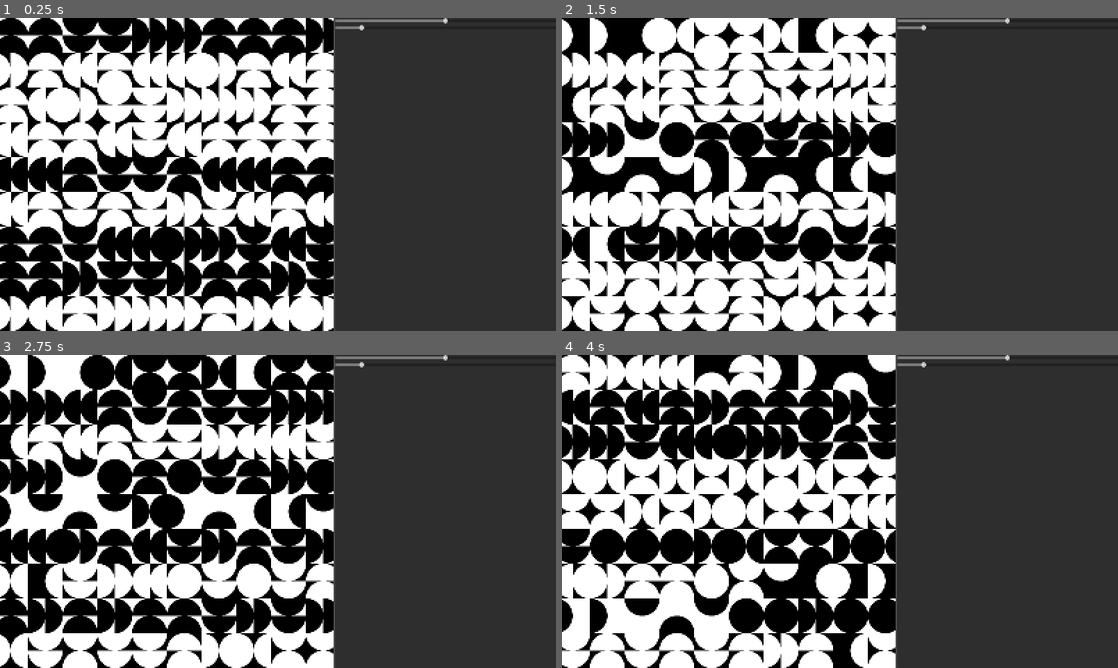
Above: before the commit, frames 1-4 (two rows, left to right).
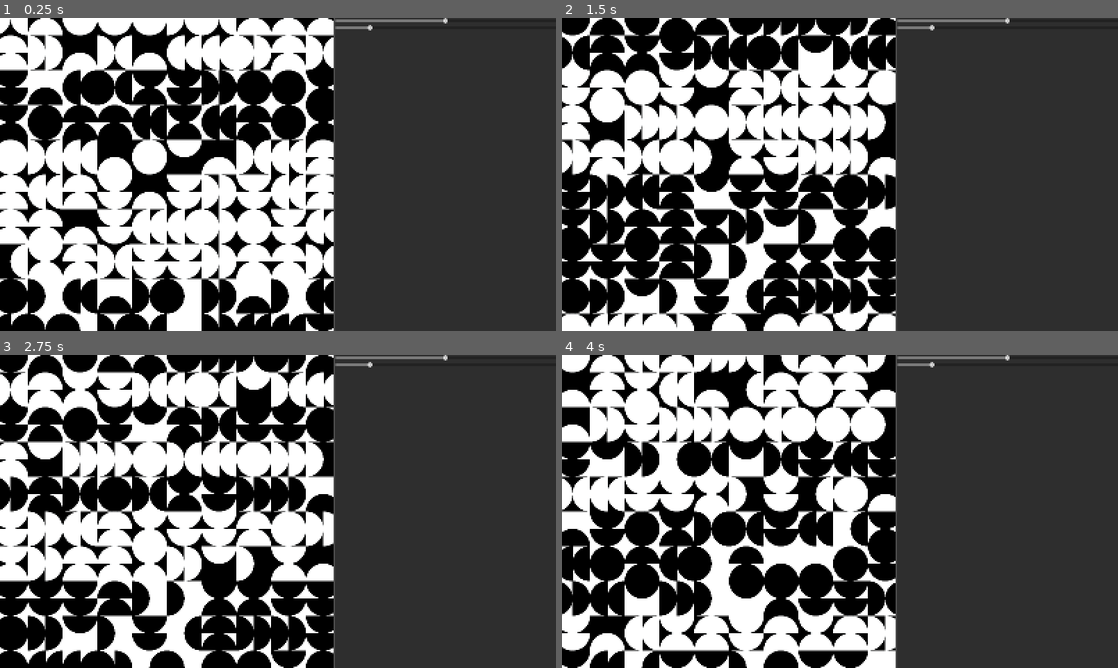
Above: after the commit, the same moments.

Repository: rio-raimundo/Sykora-painting-recreation
Game: Godot game, scene res://scenes/main-scene.tscn
Same seed, same stepped clock (60 frames per second), same inputs: the game is played once before the commit and once after it.
Inputs (mouse positions are in pixels of both pictures, inside the frame that each line leads up to):
- Up to frame 1 (0.25 s): no input
- Up to frame 2 (1.5 s): tap Enter at 0.5 s; move the mouse to (728, 174) at 0.52 s; tap P at 0.6 s; click (728, 174) at 0.67 s; tap R at 0.8, 1.35 s; tap Space at 1.25 s; hold S from 1.28 s (still down); click (728, 174) at 1.42 s
- Up to frame 3 (2.75 s): tap H at 1.55, 2.1 s; tap Enter at 2 s; release S at 2.03 s; click (166, 511) at 2.17 s; tap C at 2.3 s
- Up to frame 4 (4 s): tap Space at 2.75 s; tap C at 2.85 s; click (728, 511) at 2.92 s; tap P at 3.05, 3.6 s; tap Enter at 3.5 s; hold S from 3.53 s (still down); click (728, 511) at 3.67 s; tap R at 3.8 s

The runs differ from the first frame. In frame 1, 39% of the frame differs, in the area x 0-67%, y 0-100%; in frame 2, 34%; in frame 3, 33%; in frame 4, 32%.

Commit message:
Streamlined color generation

Diff:
--- a/scenes/main-scene.tscn
+++ b/scenes/main-scene.tscn
@@ -55,7 +55,7 @@
 
 [node name="CellSizeSlider" type="HSlider" parent="MainLayout/UIHolder/VBoxContainer"]
 layout_mode = 2
-min_value = 50.0
+min_value = 30.0
 max_value = 500.0
 step = 10.0
 value = 100.0
--- a/scripts/grid.gd
+++ b/scripts/grid.gd
@@ -40,9 +40,7 @@
 # Length (height and width) of a cell (px)
 var cell_size: float:
 	set(val):
-		print('cell size = ', cell_size)
 		cell_size = val
-		print('cell size = ', cell_size)
 		_update_grid()
 
 # Minimum cell size that it is possible to set using the slider.
@@ -56,16 +54,7 @@
 # Size of the nearest viewport or subviewport
 var viewport_size: Vector2:
 	set(val):
-		# When viewport size is changed, we re-render everything. Does not affect window resizes.
 		viewport_size = val
-
-		# We want to calculate number of cells as (rows, cols), so first we swap viewport coords (which are x,y)
-		var viewport_rc = Vector2(viewport_size[1], viewport_size[0])
-		# To convert, we want to know how many squares would fill the DIAGONAL of our viewport, since this will allow any rotation without gaps
-		n_cells = ceil(sqrt(2) * viewport_rc / cell_size)
-
-		# Origin is the centrepoint of the viewport minus the centre_point of the grid
-		grid_dim = Vector2(n_cells[1], n_cells[0]) * cell_size
 		_update_grid()
 
 # Starting index (row, col) of the visible cell grid, within the global grid (i.e. the pool)
@@ -75,23 +64,32 @@
 # --- GENERATION FUNCTIONS ---
 # Initialise the pool of grid squares if not already initialised, and redraw the visible grid if cell size changes
 # Returns unless (viewport, minimum cell size & cell size) are initialised (not at default values)
+# TODO neaten this function, it's pretty messy / badly documented
 func _update_grid():
 	# Return if all have not been initialised
 	if (min_cell_size <= 0) or (viewport_size.x <= 2 or viewport_size.y <= 2) or (cell_size <= 0): return
 
+	# We want to calculate number of cells as (rows, cols), so first we swap viewport coords (which are x,y)
+	var viewport_rc = Vector2(viewport_size[1], viewport_size[0])
+	# To convert, we want to know how many squares would fill the DIAGONAL of our viewport, since this will allow any rotation without gaps
+
+	# We want n_cells and max_n_cells to be even to keep the centre in the same point (could also both be odd)
+	n_cells = _make_even_ceil(sqrt(2) * viewport_rc / cell_size)
+	grid_dim = Vector2(n_cells[1], n_cells[0]) * cell_size
+
 	# Initialise the grid pool if it hasn't been yet
 	# Currently this can only happen once, meaning the viewport and min_cell_size can't change after initialisation!
 	if grid_pool.is_empty(): _initialise_grid_pool()
 
 	# Redraw the visible grid but don't update the shapes?
-	_generate_visible_grid()
-	_update_grid_squares(true, true, true, true, false)  # update only squares which have NOT had shapes initialised
+	_update_visible_grid()
+	_update_grid_squares(true, true, false)  # update only squares which have NOT had shapes initialised
 
 func _initialise_grid_pool():
 	# Figure out what the maximum number of squares that we might need is and save them in the pool
 	# We want to calculate number of cells as (rows, cols), so first we swap viewport coords (which are x,y)
 	var viewport_rc = Vector2(viewport_size[1], viewport_size[0])
-	max_n_cells = ceil(sqrt(2) * viewport_rc / min_cell_size)
+	max_n_cells = _make_even_ceil(sqrt(2) * viewport_rc / min_cell_size)
 
 	# With min cell size of 10, this is 128r * 136c  = 17000. Try it and see? Might have to adjust minimum cell size
 	# Initialise the cell pool
@@ -122,7 +120,7 @@
 
 
 # Should be called whenever the cell_size changes!
-func _generate_visible_grid():
+func _update_visible_grid():
 	# Initialise the positions and sizes of the visible grid
 	visible_grid = []
 
@@ -133,7 +131,6 @@
 	for row in range(n_cells[0]):
 		visible_grid.append([])
 		var x0 = vis_grid_starting_idxs[0]
-		print(x0)
 		for col in range(n_cells[1]):
 			var y0 = vis_grid_starting_idxs[1]
 
@@ -151,45 +148,29 @@
 func _update_grid_squares(
 	gen_color: bool = false,
 	gen_initial_patterns: bool = false,
-	gen_shapes: bool = false,
-	shapes_visible: bool = true,
 	re_initialise: bool = true,
 ):
 	for row in range(n_cells[0]):
-		# Colors are determiend per row
-		var is_white = randf() < P_IS_WHITE
-
-		# For each row initialise counts array to keep track of pattern_map idxs in adjacent squares
-		var counts = []
-		counts.resize(len(pattern_map.textures))
-		counts.fill(0)
-
 		for col in range(n_cells[1]):
 			var g = visible_grid[row][col]
 			if !re_initialise and g.pattern_initialised: continue
 			g.pattern_initialised = true  # initialise upon first call to this function
 
-			# Handle recoloring
-			if gen_color: g.is_white = is_white
-
 			# Handle initial pattern generation
 			if gen_initial_patterns:
 				g.initial_pattern_idx = h.weighted_random(pattern_map.initial_probabilities)
 				g.orientation = (int(randf()*4) * 90)
-
-			# Handle redrawing of shapes
-			if gen_shapes:
-				# --- GENERATE NEW PATTERN IDK ---
-				# The new pattern_name idx is determined by the three adjacent patterns in the row (x-1, x, x+1)
-				# Increment the counts by the next pattern_idx if not at end of row, and decrement by outdated one if not at start
-				if (col < n_cells[1] - 1): counts[visible_grid[row][col+1].initial_pattern_idx] += 1
-				if (col > 1): counts[visible_grid[row][col-2].initial_pattern_idx] -= 1
-
-				# Update the current pattern_name idx of the grid square
-				g.set_pattern(h.weighted_random(counts))
-
-			# Handle shape visibility
-			visible_grid[row][col].shape_visible = shapes_visible
+				g.set_pattern(g.initial_pattern_idx)
+
+		# Colors are determiend per row
+		if gen_color:
+			var is_white = randf() < P_IS_WHITE
+			for col in range(max_n_cells[1]): grid_pool[vis_grid_starting_idxs[0]+row][col].is_white = is_white
+
+func _toggle_shape_visibility(shapes_visible: bool):
+	for row in vis_grid_starting_idxs[0]:
+		for col in vis_grid_starting_idxs[1]:
+			grid_pool[row][col].shape_visible = shapes_visible
 
 
 # --- SIGNAL FUNCTIONS ---
@@ -220,16 +201,12 @@
 
 # Handles key press inputs and their effects on the game world
 func _input(event):
-	const LEGAL_KEYS = [KEY_S, KEY_P, KEY_R, KEY_H, KEY_C]
+	const LEGAL_KEYS = [KEY_P, KEY_R, KEY_H, KEY_C]
 
 	if (event is InputEventKey) and (event.keycode in LEGAL_KEYS):
-		# If S, reset the circle generation KEEPING THE SAME INITIAL PATTERN IDXS
-		if event.keycode == KEY_S and event.is_pressed() and not event.is_echo():
-			_update_grid_squares(false, false, true)  # just regenerate shapes
-
 		# If P, reset the circle generation WITH NEW PATTERN IDXs
 		if event.keycode == KEY_P and event.is_pressed() and not event.is_echo():
-			_update_grid_squares(false, true, true)
+			_update_grid_squares(false, true)
 
 		# If C, reset just the background colors
 		if event.keycode == KEY_C and event.is_pressed() and not event.is_echo():
@@ -237,12 +214,12 @@
 
 		# If R, reset everything
 		if event.keycode == KEY_R and event.is_pressed() and not event.is_echo():
-			_update_grid_squares(true, true, true)
+			_update_grid_squares(true, true)
 
 		# If H, toggle hide/show circles
 		if event.keycode == KEY_H and event.is_pressed() and not event.is_echo():
 			show_shapes = !show_shapes
-			_update_grid_squares(false, false, false, show_shapes)
+			_toggle_shape_visibility(show_shapes)
 
 		# Redraw no matter what
 		queue_redraw()
@@ -258,3 +235,6 @@
 		Vector2(+dimensions.x/2, +dimensions.y/2),
 		Vector2(-dimensions.x/2, +dimensions.y/2),
 	]
+
+# Convert a float into the nearest larger even integer
+func _make_even_ceil(x: Vector2): return Vector2i(ceil(x/2) * 2)
--- a/scripts/grid_square.gd
+++ b/scripts/grid_square.gd
@@ -60,12 +60,14 @@
 	self.position = position
 	self.size = size
 
-	# Update the background rectangle size
+	# Update rect and pattern sizes
+	_resize_rect()
+	_resize_pattern()
+
+# Update the background rectangle size
+func _resize_rect():
 	rect.size = Vector2(self.size, self.size)
 	rect.position = (-rect.size / 2.0).round()
-
-	# Update pattern size
-	_resize_pattern()
 
 func set_pattern(pattern_idx: int):
 	if !sprite: return
